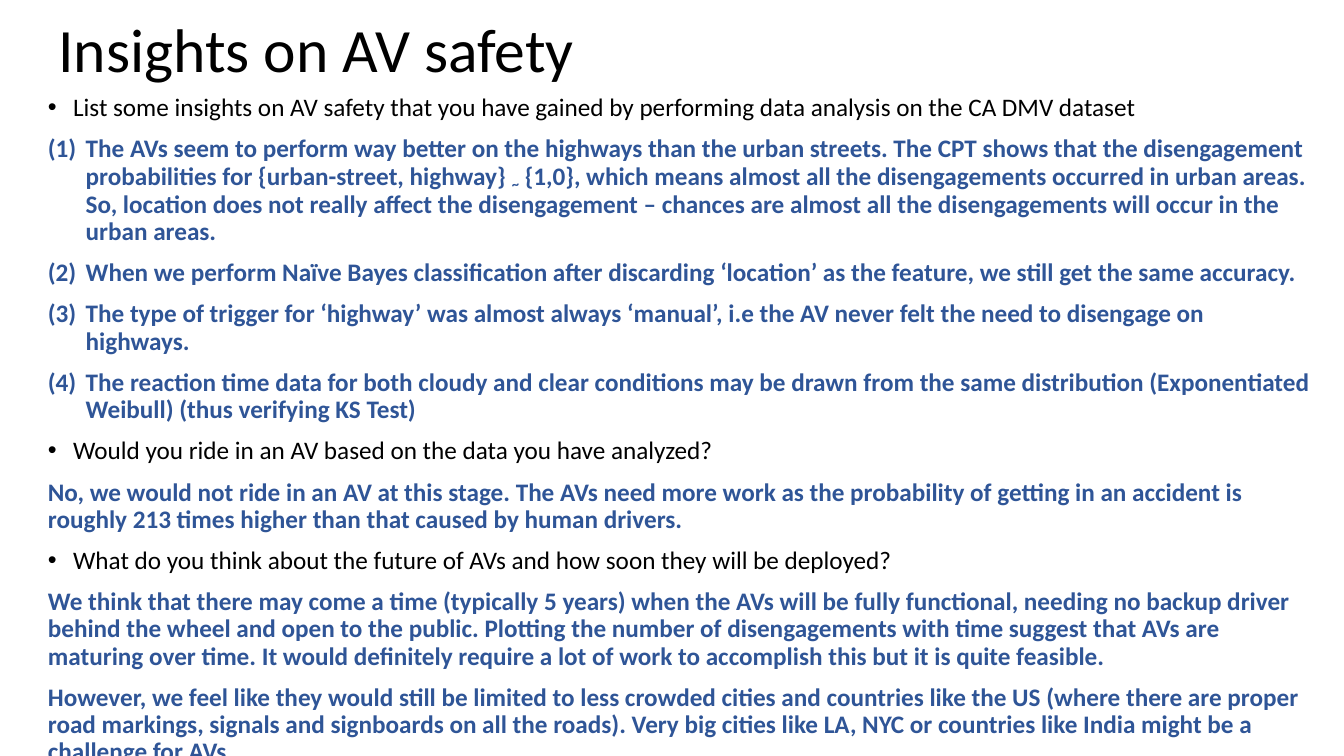
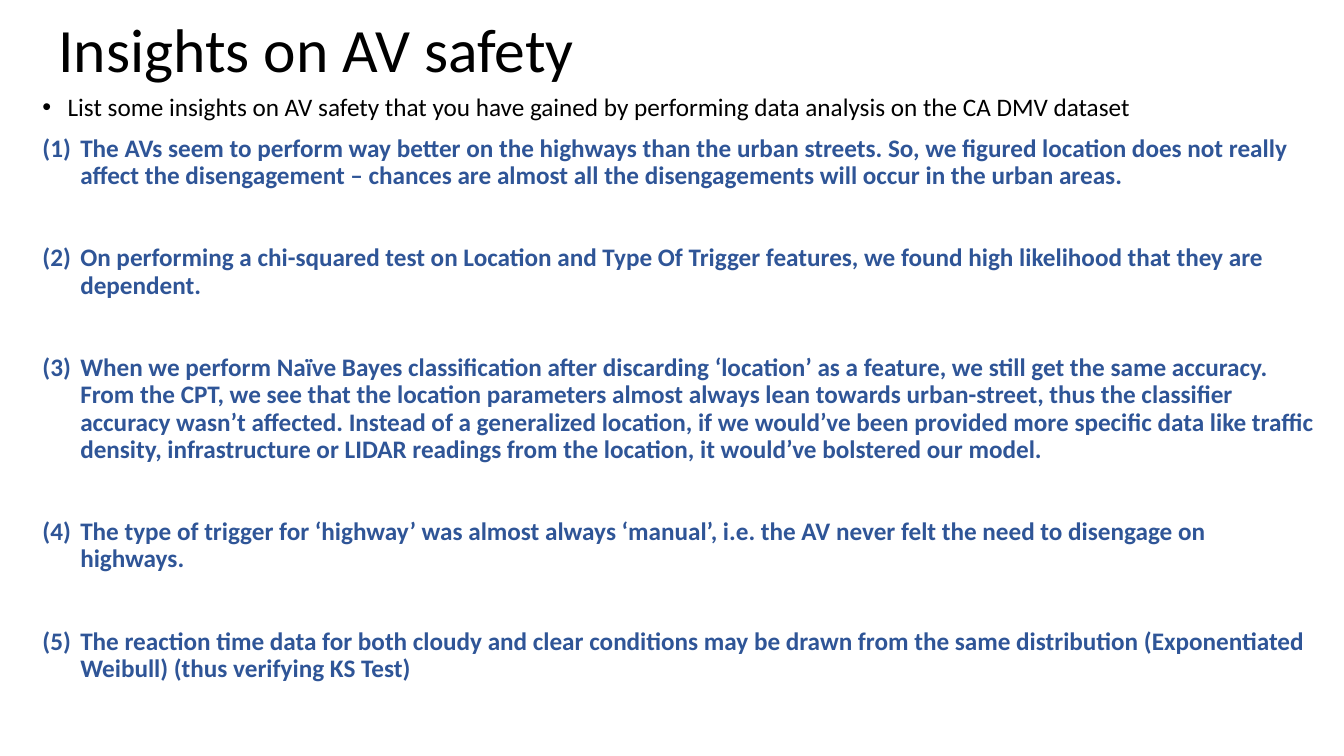
Before and after one commit to gowthamkuntumalla/Safety_in_autonomous_vehicles_MP, a slide deck: slide 10 of somani4_MP1.pptx. Drawn at 1344x756 pixels with LibreOffice and Linux fonts; fonts in the diff are those of the drawing. Boxes give left, top, right and bottom in pixels: in the first picture for what was removed or moved away, otherwise in the second. Text is boxed around its words. In the diff, an @@ line names an element or a change of style, - is before the commit and + after.

```diff
--- a/somani4_MP1.pptx
+++ b/somani4_MP1.pptx
@@ text at (80,139,1313,572): text changed @@
-(1) The AVs seem to perform way better on the highways than the urban streets. The CPT shows that the disengagement probabilities for {urban-street, highway} ~ {1,0}, which means almost all the disengagements occurred in urban areas. So, location does not really affect the disengagement – chances are almost all the disengagements will occur in the urban areas.
-(2) When we perform Naïve Bayes classification after discarding ‘location’ as the feature, we still get the same accuracy.
-(3) The type of trigger for ‘highway’ was almost always ‘manual’, i.e the AV never felt the need to disengage on highways.
+(1) The AVs seem to perform way better on the highways than the urban streets. So, we figured location does not really affect the disengagement – chances are almost all the disengagements will occur in the urban areas.
+(2) On performing a chi-squared test on Location and Type Of Trigger features, we found high likelihood that they are dependent.
+(3) When we perform Naïve Bayes classification after discarding ‘location’ as a feature, we still get the same accuracy. From the CPT, we see that the location parameters almost always lean towards urban-street, thus the classifier accuracy wasn’t affected. Instead of a generalized location, if we would’ve been provided more specific data like traffic density, infrastructure or LIDAR readings from the location, it would’ve bolstered our model.
+(4) The type of trigger for ‘highway’ was almost always ‘manual’, i.e. the AV never felt the need to disengage on highways.
@@ text at (48,441,1298,738): paragraphs removed @@
-• Would you ride in an AV based on the data you have analyzed?
-No, we would not ride in an AV at this stage. The AVs need more work as the probability of getting in an accident is roughly 213 times higher than that caused by human drivers.
-• What do you think about the future of AVs and how soon they will be deployed?
-We think that there may come a time (typically 5 years) when the AVs will be fully functional, needing no backup driver behind the wheel and open to the public. Plotting the number of disengagements with time suggest that AVs are maturing over time. It would definitely require a lot of work to accomplish this but it is quite feasible.
-However, we feel like they would still be limited to less crowded cities and countries like the US (where there are proper road markings, signals and signboards on all the roads). Very big cities like LA, NYC or countries like India might be a challenge for AVs.
```
Also in this commit, not shown: 8 other slides changed, 1 slide added, 3 other files.
